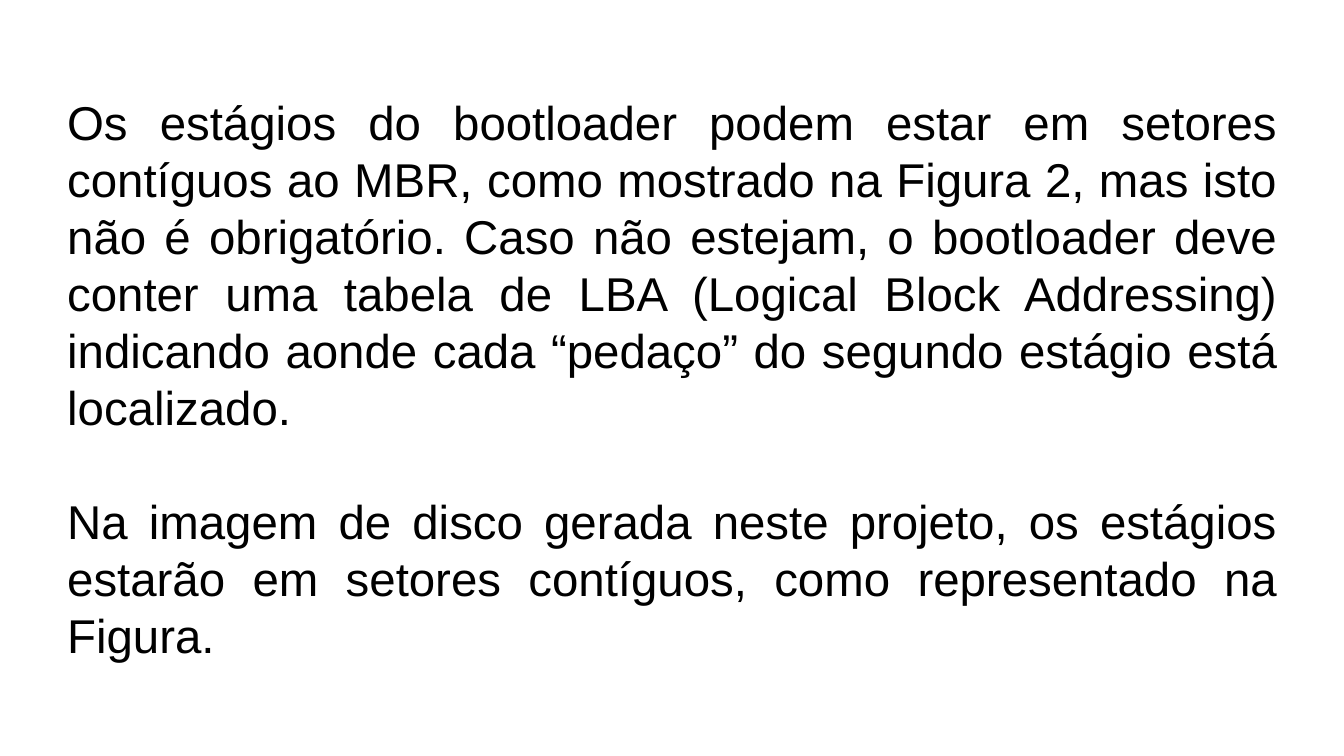
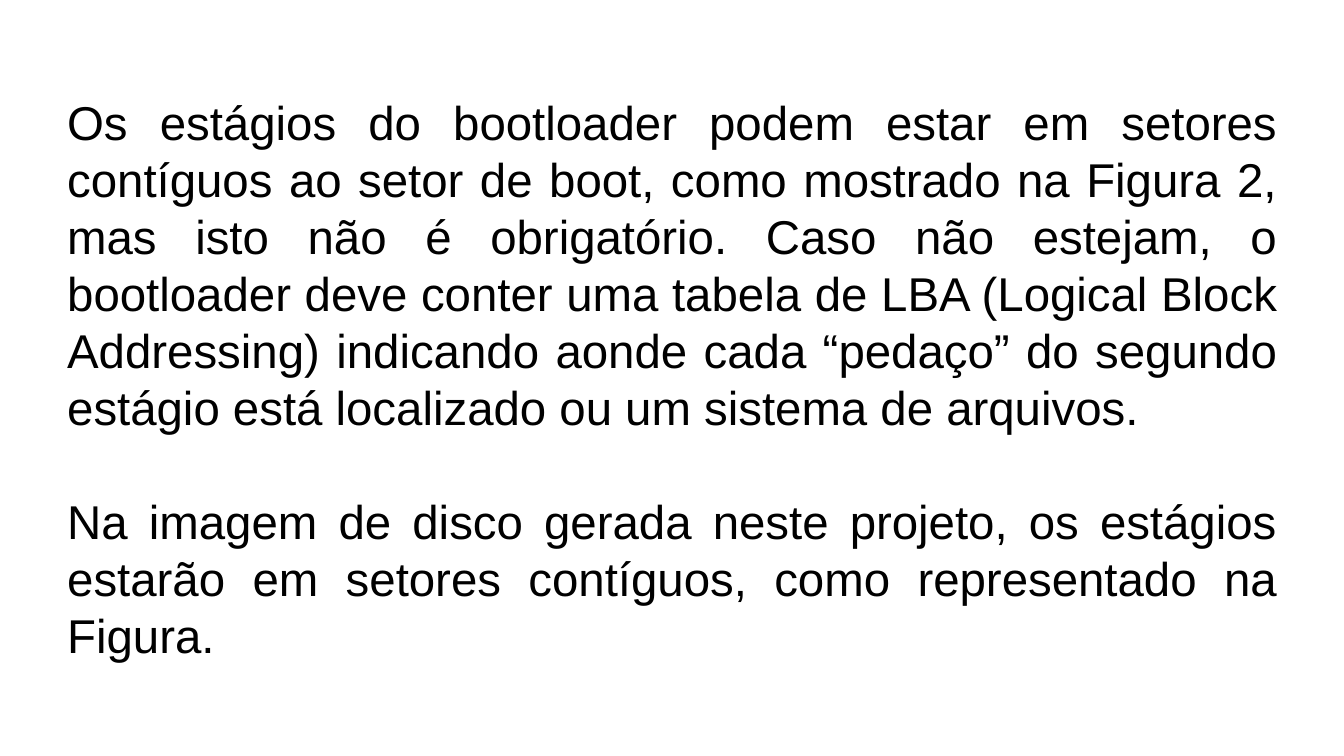
Before and after one commit to LeandroApAlmeida/Bootloader, a slide deck: slide 16 of doc/Fakenix.odp. Drawn at 1344x756 pixels with LibreOffice and Linux fonts; fonts in the diff are those of the drawing. Boxes give left, top, right and bottom in pixels: in the first picture for what was removed or moved away, otherwise in the second. Text is boxed around its words. In the diff, an @@ line names an element or a change of style, - is before the commit and + after.

```diff
--- a/doc/Fakenix.odp
+++ b/doc/Fakenix.odp
@@ text at box(67, 105, 1277, 434): text changed @@
-Os estágios do bootloader podem estar em setores contíguos ao MBR, como mostrado na Figura 2, mas isto não é obrigatório. Caso não estejam, o bootloader deve conter uma tabela de LBA (Logical Block Addressing) indicando aonde cada “pedaço” do segundo estágio está localizado.
+Os estágios do bootloader podem estar em setores contíguos ao setor de boot, como mostrado na Figura 2, mas isto não é obrigatório. Caso não estejam, o bootloader deve conter uma tabela de LBA (Logical Block Addressing) indicando aonde cada “pedaço” do segundo estágio está localizado ou um sistema de arquivos.
```
Also in this commit, not shown: 9 other slides changed, 1 other file.
